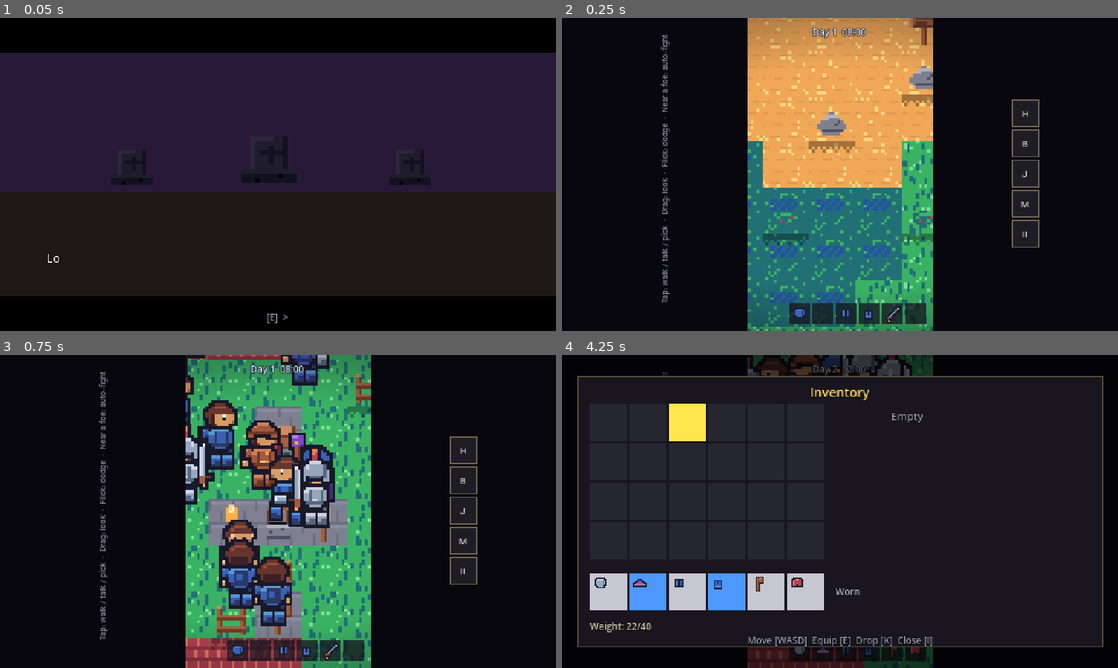
Above: before the commit, frames 1-4 (two rows, left to right).
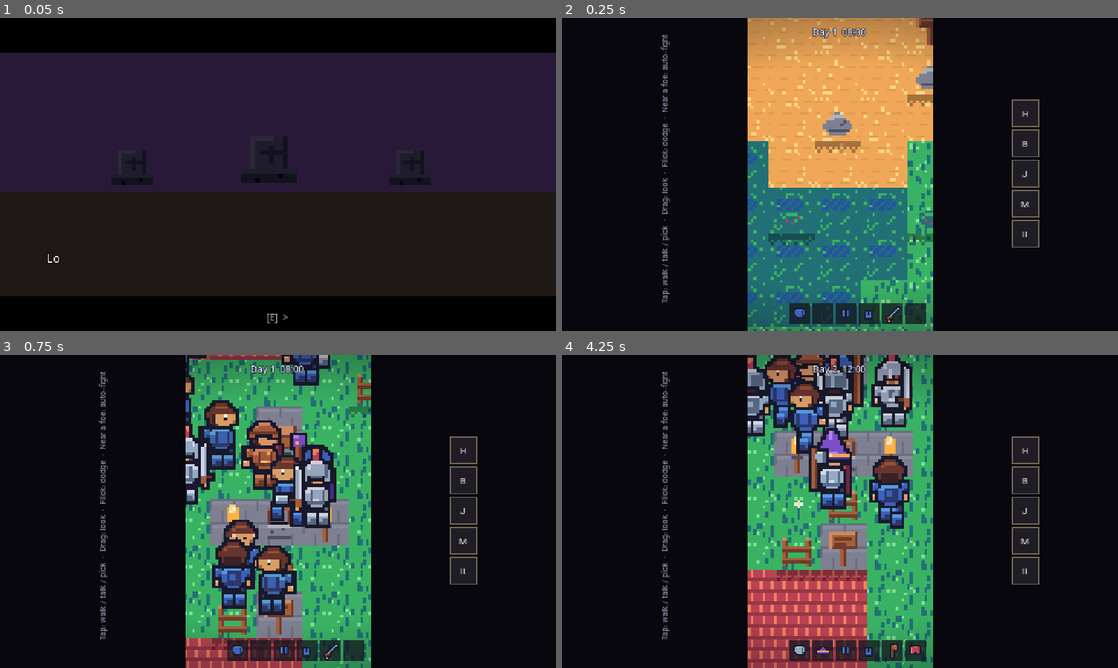
Above: after the commit, the same moments.

Repository: amirrezahadipoor/2D-RPG
Game: Godot game, scene res://tools/screenshot.tscn
Same seed, same stepped clock (60 frames per second), same inputs: the game is played once before the commit and once after it. This scene is started directly instead of the project's main scene.
Inputs (mouse positions are in pixels of both pictures, inside the frame that each line leads up to):
- Up to frame 1 (0.05 s): no input
- Up to frame 2 (0.25 s): no input
- Up to frame 3 (0.75 s): move the mouse to (400, 495) at 0.52 s; hold D (move_right) from 0.53 s (still down); hold J (attack) from 0.53 s (still down); click (400, 495) at 0.67 s
- Up to frame 4 (4.25 s): tap K (dodge) at 0.8, 3.8 s; release D (move_right) at 1.25 s; release J (attack) at 1.25 s; drag from (728, 527) to (812, 574) at 1.27 s; move the mouse to (895, 442) at 2.02 s; hold D (move_right) 2.03-2.75 s; hold E (interact) 2.03-2.75 s; click (895, 442) at 2.17 s; tap L (locale) at 2.3 s; drag from (812, 574) to (673, 464) at 2.77 s; move the mouse to (1006, 558) at 3.52 s; hold A (move_left) from 3.53 s (still down); hold J (attack) from 3.53 s (still down); click (1006, 558) at 3.67 s; tap I (inventory) at 4.15 s

Frame 1 is identical in both runs. In frame 2, 7.6% of the frame differs, in the area x 33-67%, y 0-100%; in frame 3, 6.6%; in frame 4, 47%, in the area x 2-98%, y 0-100%.

Commit message:
Phase 2.4: first-run touch tutorial (3 slides, EN/FA)
- Tutorial overlay: tap/flick/auto-combat slides with vector vignettes + dots
- auto-opens once on touch devices after the intro cutscene (Settings flag)
- opening tap is debounced so it cannot skip slide one
- verify: 7 checks; screenshot tool captures 00_tutorial evidence

Diff:
--- a/assets/locale/en.json
+++ b/assets/locale/en.json
@@ -263,5 +263,13 @@
  "settings.off": "Off",
  "settings.pan": "Pan Speed",
  "settings.tap_radius": "Tap Radius",
- "settings.auto_combat": "Auto-Combat"
+ "settings.auto_combat": "Auto-Combat",
+ "tut.tap.title": "Tap the World",
+ "tut.tap.body": "Tap the ground to walk. Tap a person to talk. Tap loot, chests or stairs to take and open them.",
+ "tut.look.title": "Drag to Look, Flick to Dodge",
+ "tut.look.body": "Hold and drag anywhere to look around the realm. Swipe fast in a direction to dodge-dash that way.",
+ "tut.fight.title": "Fights Start Themselves",
+ "tut.fight.body": "Step into a foe - or tap it - and your hero swings without being told. The side chips open potion, bag, journal, map and pause.",
+ "tut.next": "tap to continue",
+ "tut.begin": "tap to begin"
 }
--- a/assets/locale/fa.json
+++ b/assets/locale/fa.json
@@ -263,5 +263,13 @@
  "settings.off": "خاموش",
  "settings.pan": "سرعت پن",
  "settings.tap_radius": "شعاع لمس",
- "settings.auto_combat": "نبرد خودکار"
+ "settings.auto_combat": "نبرد خودکار",
+ "tut.tap.title": "بر جهان ضربه بزن",
+ "tut.tap.body": "برای راه رفتن روی زمین، برای گفتگو روی آدم‌ها و برای برداشتن و گشودن، روی loot، صندوق و پله‌ها ضربه بزن.",
+ "tut.look.title": "کشیدن برای نگاه، ضربهٔ سریع برای جاخالی",
+ "tut.look.body": "هرجا نگه دار و بکش تا اطراف را ببینی. سریع در جهتی بکش تا به آن سو جاخالی بدهی.",
+ "tut.fight.title": "نبرد خودکار آغاز می‌شود",
+ "tut.fight.body": "به دشمن نزدیک شو - یا رویش ضربه بزن - تا قهرمان خودکار شمشیر بزند. چیپ‌های کناری: معجون، کیف، دفترچه، نقشه و توقف.",
+ "tut.next": "برای ادامه ضربه بزن",
+ "tut.begin": "برای آغاز ضربه بزن"
 }
--- a/src/autoload/settings.gd
+++ b/src/autoload/settings.gd
@@ -16,6 +16,7 @@
 var pan_speed: float = 1.0       # camera pan multiplier, 0.5 .. 2.0
 var tap_radius: float = 16.0     # design px a tap may land from a thing, 8..28
 var auto_combat: bool = true     # swing at foes that close in / attack us
+var tutorial_seen := false       # first-run touch tutorial already shown
 
 func _ready() -> void:
 	process_mode = Node.PROCESS_MODE_ALWAYS
@@ -34,6 +35,7 @@
 		pan_speed = clampf(float(cfg.get_value("touch", "pan_speed", 1.0)), 0.5, 2.0)
 		tap_radius = clampf(float(cfg.get_value("touch", "tap_radius", 16.0)), 8.0, 28.0)
 		auto_combat = bool(cfg.get_value("touch", "auto_combat", true))
+		tutorial_seen = bool(cfg.get_value("touch", "tutorial_seen", false))
 
 func save_settings() -> void:
 	var cfg := ConfigFile.new()
@@ -45,6 +47,7 @@
 	cfg.set_value("touch", "pan_speed", pan_speed)
 	cfg.set_value("touch", "tap_radius", tap_radius)
 	cfg.set_value("touch", "auto_combat", auto_combat)
+	cfg.set_value("touch", "tutorial_seen", tutorial_seen)
 	cfg.save(PATH)
 
 ## Push the values into the audio buses so they take effect immediately.
@@ -96,5 +99,10 @@
 	save_settings()
 	settings_changed.emit()
 
+func set_tutorial_seen(seen: bool) -> void:
+	tutorial_seen = seen
+	save_settings()
+	settings_changed.emit()
+
 func quality_at_least(q: String) -> bool:
 	return QUALITIES.find(quality) >= QUALITIES.find(q)
--- a/src/main.gd
+++ b/src/main.gd
@@ -79,6 +79,12 @@
 	journal = JournalUI.new()
 	journal.name = "JournalUI"
 	add_child(journal)
+	if not Settings.tutorial_seen and (OS.has_feature("android") or OS.has_feature("ios")
+			or DisplayServer.is_touchscreen_available()):
+		var tut := Tutorial.new()
+		tut.name = "Tutorial"
+		add_child(tut)
+		tut.request_auto_open()
 
 	talents = TalentsUI.new()
 	talents.name = "TalentsUI"
--- /dev/null
+++ b/src/ui/tutorial.gd
@@ -0,0 +1,196 @@
+# First-run touch tutorial: three swipe/tap slides that teach the gesture
+# language before the world lets go of your hand. Shown once (Settings flag).
+class_name Tutorial
+extends CanvasLayer
+
+signal finished
+
+const SLIDES := 3
+
+var _root: Control
+var _panel: ColorRect
+var _glyph: Control
+var _title: Label
+var _body: Label
+var _page: Label
+var _dots: Array[ColorRect] = []
+var _slide := 0
+var _open_ms := 0
+
+func _ready() -> void:
+	layer = 45
+	process_mode = Node.PROCESS_MODE_ALWAYS
+	add_to_group("modal_ui")
+	_build()
+	visible = false
+
+func _build() -> void:
+	_root = Control.new()
+	_root.process_mode = Node.PROCESS_MODE_ALWAYS
+	_root.set_anchors_preset(Control.PRESET_FULL_RECT)
+	_root.mouse_filter = Control.MOUSE_FILTER_STOP
+	add_child(_root)
+	var dim := ColorRect.new()
+	dim.color = Color(0, 0, 0, 0.82)
+	dim.set_anchors_preset(Control.PRESET_FULL_RECT)
+	dim.mouse_filter = Control.MOUSE_FILTER_IGNORE
+	_root.add_child(dim)
+	_panel = ColorRect.new()
+	_panel.color = Color(0.07, 0.07, 0.11, 0.97)
+	_panel.mouse_filter = Control.MOUSE_FILTER_IGNORE
+	_root.add_child(_panel)
+	_glyph = Control.new()
+	_glyph.mouse_filter = Control.MOUSE_FILTER_IGNORE
+	_root.add_child(_glyph)
+	_title = _mk_label(12, Color(1, 0.86, 0.4))
+	_title.horizontal_alignment = HORIZONTAL_ALIGNMENT_CENTER
+	_root.add_child(_title)
+	_body = _mk_label(8, Color(0.82, 0.85, 0.95))
+	_body.autowrap_mode = TextServer.AUTOWRAP_WORD_SMART
+	_body.horizontal_alignment = HORIZONTAL_ALIGNMENT_CENTER
+	_root.add_child(_body)
+	for i in SLIDES:
+		var d := ColorRect.new()
+		d.size = Vector2(4, 4)
+		d.mouse_filter = Control.MOUSE_FILTER_IGNORE
+		_root.add_child(d)
+		_dots.append(d)
+	_page = _mk_label(7, Color(0.6, 0.63, 0.72))
+	_page.horizontal_alignment = HORIZONTAL_ALIGNMENT_CENTER
+	_root.add_child(_page)
+	_layout()
+	get_viewport().size_changed.connect(_layout)
+	I18N.locale_changed.connect(func(_l): if visible: _apply())
+
+func _mk_label(size: int, col: Color) -> Label:
+	var l := Label.new()
+	l.add_theme_font_size_override("font_size", size)
+	l.add_theme_font_override("font", load(I18N.FONT_REGULAR_PATH))
+	l.add_theme_color_override("font_color", col)
+	l.mouse_filter = Control.MOUSE_FILTER_IGNORE
+	return l
+
+func _layout() -> void:
+	var vp := get_viewport().get_visible_rect().size
+	_panel.position = Vector2(vp.x * 0.5 - 150, vp.y * 0.5 - 90)
+	_panel.size = Vector2(300, 180)
+	_glyph.position = Vector2(vp.x * 0.5 - 40, vp.y * 0.5 - 78)
+	_glyph.size = Vector2(80, 46)
+	_title.position = Vector2(vp.x * 0.5 - 140, vp.y * 0.5 - 24)
+	_title.size = Vector2(280, 16)
+	_body.position = Vector2(vp.x * 0.5 - 130, vp.y * 0.5 - 4)
+	_body.size = Vector2(260, 58)
+	for i in SLIDES:
+		_dots[i].position = Vector2(vp.x * 0.5 - float(SLIDES) * 4.0 + float(i) * 9.0, vp.y * 0.5 + 60)
+	_page.position = Vector2(vp.x * 0.5 - 100, vp.y * 0.5 + 70)
+	_page.size = Vector2(200, 10)
+
+var _auto := false
+
+## Open by itself as soon as the intro cutscene and any modal are done.
+func request_auto_open() -> void:
+	_auto = true
+
+func _process(_delta: float) -> void:
+	if not _auto or visible:
+		return
+	if Game.state != Game.State.PLAYING or get_tree().paused:
+		return
+	var cs := get_tree().get_first_node_in_group("cutscene")
+	if cs != null and bool(cs.get("active")):
+		return
+	for ui in get_tree().get_nodes_in_group("modal_ui"):
+		if ui.visible and ui != self:
+			return
+	_auto = false
+	open()
+
+func open() -> void:
+	_slide = 0
+	_open_ms = Time.get_ticks_msec()
+	visible = true
+	_apply()
+
+func close() -> void:
+	visible = false
+	Settings.set_tutorial_seen(true)
+	finished.emit()
+
+func _apply() -> void:
+	var keys := [["tut.tap.title", "tut.tap.body"],
+			["tut.look.title", "tut.look.body"],
+			["tut.fight.title", "tut.fight.body"]]
+	_title.text = I18N.tr_str(keys[_slide][0])
+	_body.text = I18N.tr_str(keys[_slide][1])
+	I18N.tag(_title)
+	I18N.tag(_body)
+	_page.text = I18N.tr_str("tut.next") if _slide < SLIDES - 1 else I18N.tr_str("tut.begin")
+	I18N.tag(_page)
+	for i in SLIDES:
+		_dots[i].color = Color(1, 0.86, 0.4) if i == _slide else Color(0.35, 0.36, 0.45)
+	_draw_glyph()
+
+## Tiny vector vignettes: a finger, a swipe, a crossed sword - no art needed.
+func _draw_glyph() -> void:
+	for c in _glyph.get_children():
+		c.queue_free()
+	var put := func(r: Rect2, col: Color) -> void:
+		var cr := ColorRect.new()
+		cr.position = r.position
+		cr.size = r.size
+		cr.color = col
+		cr.mouse_filter = Control.MOUSE_FILTER_IGNORE
+		_glyph.add_child(cr)
+	var skin := Color(0.95, 0.8, 0.62)
+	var gold := Color(1, 0.86, 0.4)
+	var grey := Color(0.7, 0.73, 0.85)
+	match _slide:
+		0:  # tap: a finger over a ring
+			put.call(Rect2(24, 18, 32, 4), grey)
+			put.call(Rect2(38, 4, 4, 14), grey)
+			put.call(Rect2(24, 4, 4, 14), grey)
+			put.call(Rect2(24, 4, 32, 4), grey)
+			put.call(Rect2(36, 24, 8, 16), skin)
+			put.call(Rect2(34, 38, 12, 6), skin)
+		1:  # drag + flick: an arrow with a speed tail
+			put.call(Rect2(8, 22, 44, 4), grey)
+			put.call(Rect2(52, 16, 4, 16), grey)
+			put.call(Rect2(48, 18, 4, 4), grey)
+			put.call(Rect2(56, 18, 4, 4), grey)
+			put.call(Rect2(10, 34, 10, 3), gold)
+			put.call(Rect2(24, 34, 16, 3), gold)
+		2:  # auto-combat: two crossed blades
+			for i in 8:
+				put.call(Rect2(20 + i * 5, 8 + i * 4, 5, 4), grey)
+				put.call(Rect2(55 - i * 5, 8 + i * 4, 5, 4), grey)
+			put.call(Rect2(16, 40, 8, 6), gold)
+			put.call(Rect2(56, 40, 8, 6), gold)
+
+func advance() -> void:
+	# the tap that opens the tutorial must not instantly skip slide one
+	if Time.get_ticks_msec() - _open_ms < 250:
+		return
+	Sfx.play("click")
+	if _slide < SLIDES - 1:
+		_slide += 1
+		_apply()
+	else:
+		close()
+
+func _input(event: InputEvent) -> void:
+	if not visible:
+		return
+	if event is InputEventScreenTouch and event.pressed:
+		advance()
+		get_viewport().set_input_as_handled()
+	elif event is InputEventMouseButton and event.pressed \
+			and event.button_index == MOUSE_BUTTON_LEFT:
+		advance()
+		get_viewport().set_input_as_handled()
+
+func _unhandled_input(event: InputEvent) -> void:
+	if not visible:
+		return
+	if event.is_action_pressed("interact") or event.is_action_pressed("attack"):
+		advance()
+		get_viewport().set_input_as_handled()
--- a/tests/verify.gd
+++ b/tests/verify.gd
@@ -51,6 +51,7 @@
 	await _check_touch_quality()
 	await _check_touch_settings()
 	await _check_safe_rails()
+	await _check_tutorial()
 	await _check_dialogue_touch()
 	await _check_act_card()
 
@@ -2408,6 +2409,51 @@
 	hud_t.queue_free()
 	await get_tree().process_frame
 
+func _check_tutorial() -> void:
+	print("== first-run tutorial ==")
+	Settings.set_tutorial_seen(false)
+	var tut := Tutorial.new()
+	add_child(tut)
+	await get_tree().process_frame
+	tut.open()
+	await get_tree().process_frame
+	_ok(tut.visible and tut._slide == 0, "the tutorial opens on slide one")
+	var stt := get_viewport().get_screen_transform()
+	var mid := stt * Vector2(240, 135)
+	for expect in [1, 2]:
+		tut._open_ms = 0
+		_g_touch(true, mid, 41)
+		_g_touch(false, mid, 41)
+		for i in 2:
+			await get_tree().process_frame
+		_ok(tut.visible and tut._slide == expect, "a tap advances to slide %d" % (expect + 1))
+	tut._open_ms = 0
+	_g_touch(true, mid, 42)
+	_g_touch(false, mid, 42)
+	for i in 2:
+		await get_tree().process_frame
+	_ok(not tut.visible, "the last tap dismisses the tutorial")
+	_ok(Settings.tutorial_seen, "and it never comes back (flag persisted)")
+	# the opening tap must not skip a slide on a real device
+	tut._open_ms = Time.get_ticks_msec()
+	tut.visible = true
+	_g_touch(true, mid, 43)
+	_g_touch(false, mid, 43)
+	await get_tree().process_frame
+	_ok(tut._slide == 2, "the tap that opens it does not skip ahead")
+	tut.visible = false
+	tut.queue_free()
+	var tut_ok := true
+	for loc in ["en", "fa"]:
+		I18N.set_locale(loc)
+		for k in ["tut.tap.title", "tut.tap.body", "tut.look.title", "tut.look.body",
+				"tut.fight.title", "tut.fight.body", "tut.next", "tut.begin"]:
+			if I18N.tr_str(k) == k:
+				tut_ok = false
+	I18N.set_locale("en")
+	_ok(tut_ok, "tutorial copy resolves in EN and FA")
+	await get_tree().process_frame
+
 func _check_dialogue_touch() -> void:
 	print("== dialogue touch ==")
 	Game.change_state(Game.State.PLAYING)
--- a/tools/screenshot.gd
+++ b/tools/screenshot.gd
@@ -14,6 +14,7 @@
 	# NOTE: add as a child of root, NOT change_scene_to_file(): changing the
 	# scene frees the current scene, which is this very node, and get_tree()
 	# then returns null mid-coroutine.
+	Settings.tutorial_seen = false   # capture the first-run flow every time
 	var main: Node = load("res://scenes/main.tscn").instantiate()
 	main.name = "Main"
 	get_tree().root.add_child(main)
@@ -24,6 +25,16 @@
 	var cs0: Cutscene = main.get_node_or_null("Cutscene")
 	if cs0 and cs0.active:
 		cs0._end()
+
+	# first-run tutorial evidence, then get it out of the way of later shots
+	var tut0 := main.get_node_or_null("Tutorial") as Tutorial
+	if tut0:
+		tut0._auto = false
+		tut0.open()
+		for i in 4:
+			await get_tree().process_frame
+		await _grab("00_tutorial")
+		tut0.close()
 
 	# deterministic capture: the world is populated by hand further down
 	var world: Overworld = _world()
